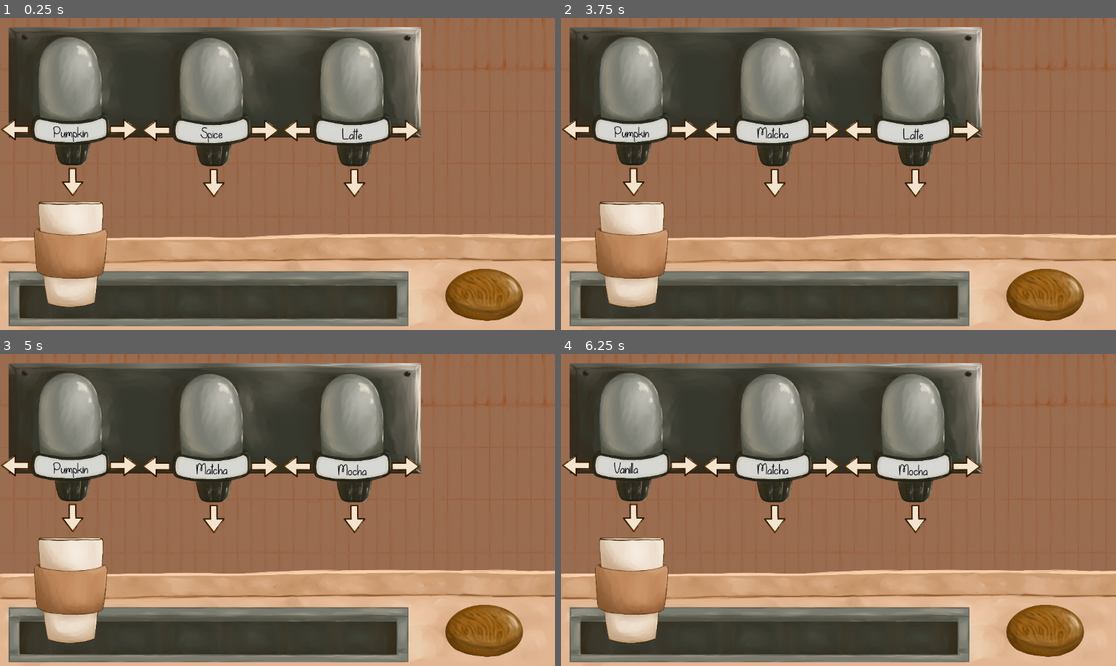
Above: before the commit, frames 1-4 (two rows, left to right).
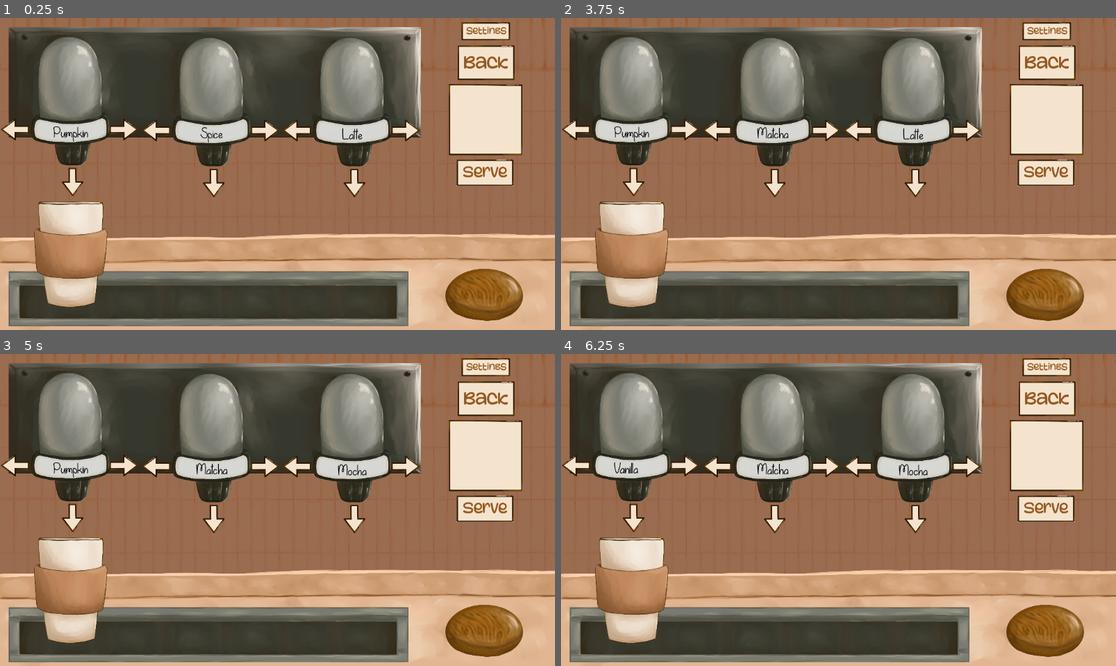
Above: after the commit, the same moments.

Repository: Xgpmcnp/GameJamDropouts
Game: Godot game, scene res://CoffeeCreationScreen/CoffeCreationScenes/main_coffee_creation_scene.tscn
Two runs of this game, one before a commit and one after it. Both use one fixed random seed, a clock stepped at 60 frames per second and the inputs below.
Inputs (mouse positions are in pixels of both pictures, inside the frame that each line leads up to):
- Up to frame 1 (0.25 s): no input
- Up to frame 2 (3.75 s): click (777, 183) at 0.5 s; click (916, 183) at 1.25 s; click (633, 183) at 2 s; click (1043, 174) at 2.77 s; click (827, 130) at 3.5 s
- Up to frame 3 (5 s): click (405, 466) at 4.25 s
- Up to frame 4 (6.25 s): click (683, 466) at 5 s; click (777, 519) at 5.75 s

The runs differ from the first frame. In frame 1, 5.5% of the frame differs, in the area x 80-95%, y 1-54%; in frame 2, 5.5%; in frame 3, 5.5%; in frame 4, 5.5%.
Error after the commit: Invalid access to property or key 'fill_level' on a base object of type 'null instance'. (res://CoffeeCreationScreen/CoffeCreationScenes/path_follow_2d.gd:8)

Commit message:
Added virtually every asset available
Saigon's portraits aren't done yet, and we don't have the sanity bar or funds bar. Other than that, the animation/pathing for the cup is probably the major thing here other than what I just listed.

Diff:
--- a/CoffeeCreationScreen/CoffeCreationScenes/main_coffee_creation_scene.tscn
+++ b/CoffeeCreationScreen/CoffeCreationScenes/main_coffee_creation_scene.tscn
@@ -6,15 +6,25 @@
 [ext_resource type="Texture2D" uid="uid://s0bvplxiuv3i" path="res://CoffeeCreationScreen/FioAssets/coffee making scene/coffee_making_scene_bkgd.png" id="2_nk5qd"]
 [ext_resource type="PackedScene" uid="uid://bh8oixxu54w6s" path="res://CoffeeCreationScreen/CoffeCreationScenes/preparation_method_selection.tscn" id="3_7ey1p"]
 [ext_resource type="PackedScene" uid="uid://ebncpslt0akj" path="res://CoffeeCreationScreen/CoffeCreationScenes/coffee_cup.tscn" id="4_d48ii"]
-[ext_resource type="Texture2D" uid="uid://ck2wkw400ojql" path="res://CoffeeCreationScreen/CoffeeCreationScreenAssets/PourArrowTemp.png" id="6_cs5si"]
-[ext_resource type="Texture2D" uid="uid://cl163073nb40y" path="res://CoffeeCreationScreen/CoffeeCreationScreenAssets/ForwardArrowTemp.png" id="6_pd2mq"]
-[ext_resource type="Texture2D" uid="uid://bymxt0dacspup" path="res://CoffeeCreationScreen/CoffeeCreationScreenAssets/BackArrowTemp.png" id="7_cs5si"]
+[ext_resource type="Texture2D" uid="uid://chhwpnl6ujoc5" path="res://CoffeeCreationScreen/FioAssets/coffee making scene/coffee_making_scene_portrait_back.png" id="6_2gil1"]
+[ext_resource type="Texture2D" uid="uid://bgx164jmnt5ki" path="res://CoffeeCreationScreen/FioAssets/coffee making scene/coffee_making_scene_portrait_frame.png" id="7_hye44"]
+[ext_resource type="Texture2D" uid="uid://b7gvmmkn10v10" path="res://CoffeeCreationScreen/FioAssets/coffee making scene/coffee_making_scene_back_button.png" id="8_hpjs6"]
 [ext_resource type="Texture2D" uid="uid://cd4gnmsvcofm2" path="res://CoffeeCreationScreen/FioAssets/coffee making scene/coffee_making_scene_coaster.png" id="9_g7cab"]
+[ext_resource type="Texture2D" uid="uid://dwayd5rsiwurl" path="res://CoffeeCreationScreen/FioAssets/coffee making scene/coffee_making_scene_settings_button.png" id="9_odjlt"]
 [ext_resource type="Texture2D" uid="uid://d3n7wktxtcrwp" path="res://CoffeeCreationScreen/FioAssets/coffee making scene/coffee_making_scene_conveyer_belt.png" id="10_ay4q3"]
+[ext_resource type="Texture2D" uid="uid://g7pkr8acl55d" path="res://CoffeeCreationScreen/FioAssets/coffee making scene/coffee_making_scene_serve_button.png" id="10_letru"]
 [ext_resource type="Texture2D" uid="uid://dpudbwijs0gb3" path="res://CoffeeCreationScreen/FioAssets/coffee making scene/coffee_making_scene_conveyer_frame.png" id="11_jj17i"]
+[ext_resource type="Script" uid="uid://ctio8av5k5yb2" path="res://CoffeeCreationScreen/CoffeCreationScenes/path_follow_2d.gd" id="15_okhig"]
+[ext_resource type="FontFile" uid="uid://dgb7xatipfjbu" path="res://CoffeeCreationScreen/Font/rusty-hooks-font/RustyHooksRegular-nROER.ttf" id="19_hye44"]
 
 [sub_resource type="StyleBoxTexture" id="StyleBoxTexture_qxlfk"]
 texture = ExtResource("2_nk5qd")
+
+[sub_resource type="Curve2D" id="Curve2D_jj17i"]
+_data = {
+"points": PackedVector2Array(0, 0, 0, 0, 4.59564, 9.65234, 0, 0, 0, 0, 1415.45, 4.82617, 0, 0, 0, 0, 2720.61, 4.82617, 0, 0, 0, 0, 4016.58, -9.65234)
+}
+point_count = 4
 
 [node name="MainCoffeeCreationScene" type="Control"]
 layout_mode = 3
@@ -44,33 +54,49 @@
 theme_override_styles/panel = SubResource("StyleBoxTexture_qxlfk")
 
 [node name="ServeButton" type="TextureButton" parent="Control"]
-visible = false
 layout_mode = 0
-offset_left = 904.0
-offset_top = 420.0
-offset_right = 1021.0
-offset_bottom = 537.0
-texture_normal = ExtResource("6_pd2mq")
+offset_left = 948.0
+offset_top = 294.0
+offset_right = 1460.0
+offset_bottom = 531.0
+scale = Vector2(0.23, 0.23)
+texture_normal = ExtResource("10_letru")
+texture_pressed = ExtResource("10_letru")
+texture_hover = ExtResource("10_letru")
 
 [node name="BackButton" type="TextureButton" parent="Control"]
-visible = false
 layout_mode = 0
-offset_left = 711.0
-offset_top = 429.0
-offset_right = 828.0
-offset_bottom = 511.0
-texture_normal = ExtResource("7_cs5si")
+offset_left = 950.0
+offset_top = 57.0
+offset_right = 1462.0
+offset_bottom = 369.0
+scale = Vector2(0.23, 0.23)
+texture_normal = ExtResource("8_hpjs6")
+texture_pressed = ExtResource("8_hpjs6")
+texture_hover = ExtResource("8_hpjs6")
 
 [node name="Options" type="TextureButton" parent="Control"]
-visible = false
 layout_mode = 0
-offset_left = 826.0
-offset_top = 517.0
-offset_right = 908.0
-offset_bottom = 634.0
-texture_normal = ExtResource("6_cs5si")
+offset_left = 958.0
+offset_top = 9.0
+offset_right = 1395.0
+offset_bottom = 171.0
+scale = Vector2(0.23, 0.23)
+texture_normal = ExtResource("9_odjlt")
+texture_pressed = ExtResource("9_odjlt")
+texture_hover = ExtResource("9_odjlt")
 
 [node name="Node2D" type="Node2D" parent="."]
+
+[node name="Portrait" type="Sprite2D" parent="Node2D"]
+position = Vector2(1008, 211)
+scale = Vector2(0.23, 0.23)
+texture = ExtResource("6_2gil1")
+
+[node name="PortraitFrame" type="Sprite2D" parent="Node2D"]
+position = Vector2(1008, 211)
+scale = Vector2(0.23, 0.23)
+texture = ExtResource("7_hye44")
 
 [node name="Coaster" type="Sprite2D" parent="Node2D"]
 position = Vector2(1005, 575)
@@ -86,10 +112,6 @@
 position = Vector2(433.24, 583.12)
 scale = Vector2(0.28, 0.28)
 texture = ExtResource("11_jj17i")
-
-[node name="CoffeeCup" parent="Node2D" instance=ExtResource("4_d48ii")]
-position = Vector2(148, 488)
-scale = Vector2(0.217598, 0.207203)
 
 [node name="ExtrasSelection" parent="Node2D" instance=ExtResource("2_awan7")]
 offset_left = 292.0
@@ -108,6 +130,64 @@
 offset_top = 40.0
 offset_bottom = 40.0
 
+[node name="BackLabel" type="Label" parent="Node2D"]
+offset_left = 962.0
+offset_top = 77.0
+offset_right = 1055.0
+offset_bottom = 108.0
+theme_override_colors/font_color = Color(0.584314, 0.345098, 0.12549, 1)
+theme_override_fonts/font = ExtResource("19_hye44")
+theme_override_font_sizes/font_size = 35
+text = "Back"
+horizontal_alignment = 1
+vertical_alignment = 1
+
+[node name="SettingsLabel" type="Label" parent="Node2D"]
+offset_left = 964.0
+offset_top = 16.0
+offset_right = 1057.0
+offset_bottom = 39.0
+theme_override_colors/font_color = Color(0.584314, 0.345098, 0.12549, 1)
+theme_override_fonts/font = ExtResource("19_hye44")
+theme_override_font_sizes/font_size = 18
+text = "Settings"
+horizontal_alignment = 1
+vertical_alignment = 1
+
+[node name="ServeLabel" type="Label" parent="Node2D"]
+offset_left = 953.0
+offset_top = 304.0
+offset_right = 1061.0
+offset_bottom = 335.0
+theme_override_colors/font_color = Color(0.584314, 0.345098, 0.12549, 1)
+theme_override_fonts/font = ExtResource("19_hye44")
+theme_override_font_sizes/font_size = 30
+text = "Serve"
+horizontal_alignment = 1
+vertical_alignment = 1
+
+[node name="CoffeeCup" parent="Node2D" instance=ExtResource("4_d48ii")]
+visible = false
+z_as_relative = false
+position = Vector2(148, 488)
+scale = Vector2(0.217598, 0.207203)
+
+[node name="Path2D" type="Path2D" parent="Node2D"]
+position = Vector2(148, 488)
+scale = Vector2(0.217598, 0.207203)
+curve = SubResource("Curve2D_jj17i")
+
+[node name="PathFollow2D" type="PathFollow2D" parent="Node2D/Path2D"]
+position = Vector2(4.59564, 9.65234)
+rotation = -0.00342072
+script = ExtResource("15_okhig")
+
+[node name="CoffeeCup2" parent="Node2D/Path2D/PathFollow2D" instance=ExtResource("4_d48ii")]
+z_as_relative = false
+position = Vector2(-4.56262, -9.66772)
+rotation = 0.00342072
+scale = Vector2(1, 1)
+
 [connection signal="pressed" from="Control/ServeButton" to="." method="_on_serve_button_pressed"]
 [connection signal="pressed" from="Control/BackButton" to="." method="_on_back_button_pressed"]
 [connection signal="pressed" from="Control/Options" to="." method="_on_options_pressed"]
--- /dev/null
+++ b/CoffeeCreationScreen/CoffeCreationScenes/path_follow_2d.gd
@@ -0,0 +1,11 @@
+extends PathFollow2D
+
+@onready var coffee_cup: Sprite2D = $CoffeeCup
+
+var speed = 0
+
+func _process(delta: float) -> void:
+	if coffee_cup.fill_level == 0: progress_ratio = 0
+	if coffee_cup.fill_level == 1: progress_ratio = 0.3364
+	if coffee_cup.fill_level == 2: progress_ratio = 0.6728
+	if coffee_cup.fill_level == 3: progress_ratio = 0.991
--- a/CoffeeCreationScreen/CoffeeCreationScripts/extras_selection.gd
+++ b/CoffeeCreationScreen/CoffeeCreationScripts/extras_selection.gd
@@ -35,6 +35,5 @@
 
 # Triggers pouring animation and moves to next step
 func _on_extras_pour_pressed() -> void:
-	print("Xg is the best")
 	if coffee_cup.fill_level == 1:
 		coffee_cup.set_extra(extras_label.text)
--- a/CoffeeCreationScreen/CoffeeCreationScripts/flavor_selection.gd
+++ b/CoffeeCreationScreen/CoffeeCreationScripts/flavor_selection.gd
@@ -37,6 +37,5 @@
 
 # Triggers pouring animation and moves to next step
 func _on_flavor_pour_pressed() -> void:
-	print("aaaaa")
 	if coffee_cup.fill_level == 0:
 		coffee_cup.set_flavor(flavor_label.text)
--- a/CoffeeCreationScreen/CoffeeCreationScripts/preparation_method.gd
+++ b/CoffeeCreationScreen/CoffeeCreationScripts/preparation_method.gd
@@ -33,6 +33,5 @@
 		method_label.text = preparation_method_options[curr_index]
 
 func _on_method_pour_pressed() -> void:
-	print("Amogus")
 	if coffee_cup.fill_level == 2:
 		coffee_cup.set_preparation_method(method_label.text)
Not shown: 1 places in CoffeeCreationScreen/CoffeCreationScenes/main_coffee_creation_scene.tscn that only renumber resources
Not shown, added: CoffeeCreationScreen/CoffeCreationScenes/path_follow_2d.gd.uid
Binary file added: CoffeeCreationScreen/Font/rusty-hooks-font/RustyHooksRegular-nROER.ttf
Not shown, added: CoffeeCreationScreen/Font/rusty-hooks-font/RustyHooksRegular-nROER.ttf.import
Not shown, added: CoffeeCreationScreen/Font/rusty-hooks-font/info.txt
